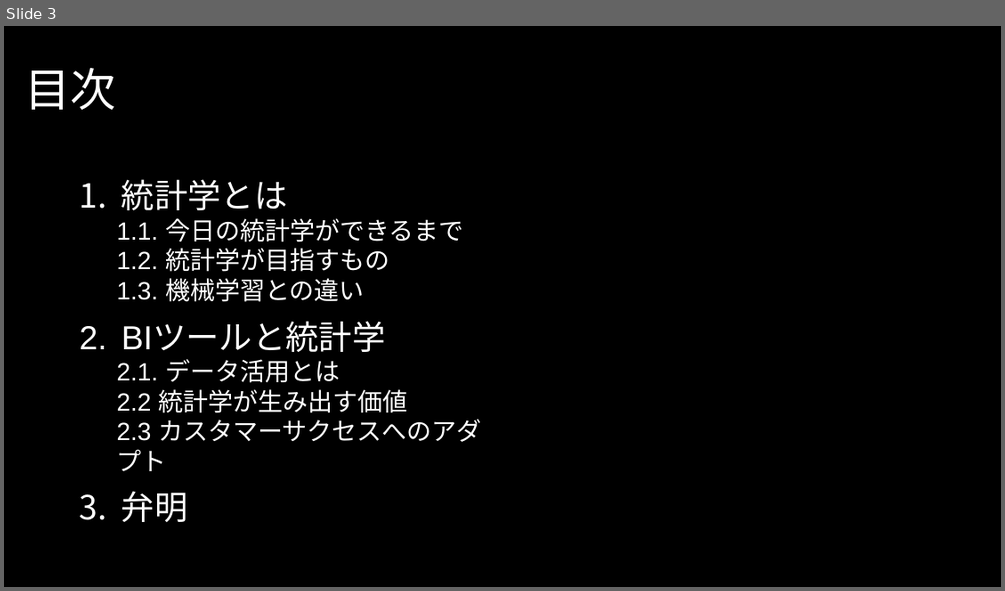
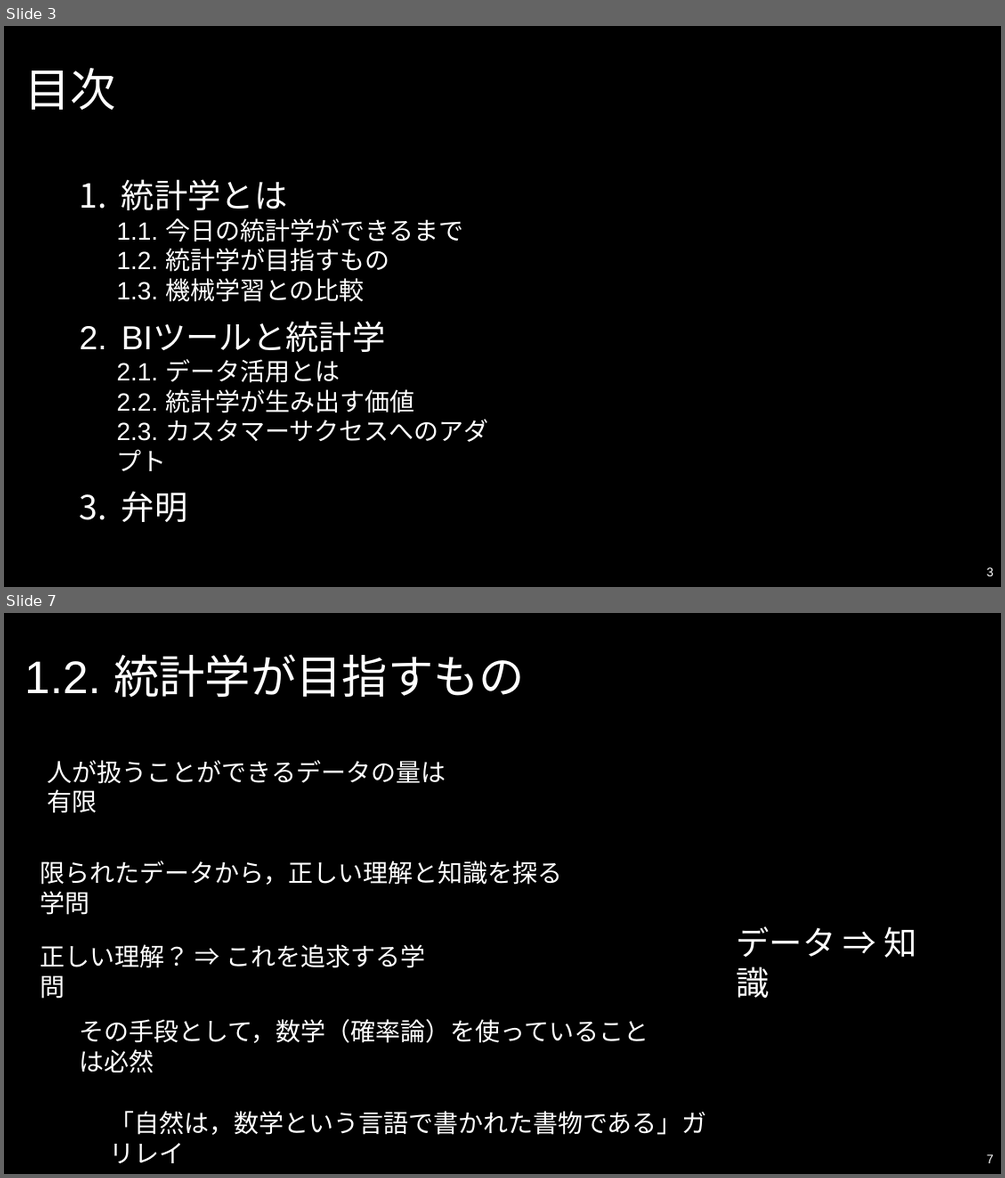
Before and after one commit to Yoshifumi14/stats, a slide deck: slide/統計学とは/LT資料「統計学とは」.pptx. Shown one above the other, each under a label of ours: slide 3 before the commit, slides 3 and 7 after it; the slides between them are not shown. The pictures are 1005x591 and 1005x1178 pixels, drawn with LibreOffice and Linux fonts; fonts in the diff are those of the drawing; background and template pictures are left out. Boxes give left, top, right and bottom in pixels: in the first picture for what was removed or moved away, otherwise in the second. Text is boxed around its words. In the diff, an @@ line names an element or a change of style, - is before the commit and + after.

```diff
--- a/slide/統計学とは/LT資料「統計学とは」.pptx
+++ b/slide/統計学とは/LT資料「統計学とは」.pptx
@@ slide 7 added at [4,613,1001,1174], background picture (left out) @@
@@ title added at [24,654,525,698], 44 pt, text #FFFFFF @@
+1.2. 統計学が目指すもの
@@ text added at [48,760,445,813], 24 pt, text #FFFFFF @@
+人が扱うことができるデータの量は有限
@@ text added at [40,860,563,884], 24 pt, text #FFFFFF @@
+限られたデータから，正しい理解と知識を探る学問
@@ text added at [736,926,917,997], 32 pt, text #FFFFFF @@
+データ ⇒ 知識
@@ text added at [40,944,425,968], 24 pt, text #FFFFFF @@
+正しい理解？ ⇒ これを追求する学問
@@ text added at [79,1019,648,1072], 24 pt, text #FFFFFF @@
+その手段として，数学（確率論）を使っていることは必然
@@ text added at [109,1111,707,1163], 24 pt, text #FFFFFF @@
+「自然は，数学という言語で書かれた書物である」ガリレイ
@@ page number added at [987,1154,994,1163], 12 pt, text #FFFFFF @@
+7
@@ slide 3 changed as well @@
@@ text at [117,278,364,302]: text changed @@
-  1.3. 機械学習との違い
+  1.3. 機械学習との比較
@@ text at [117,389,488,471]: text changed @@
-  2.2 統計学が生み出す価値
-  2.3 カスタマーサクセスへのアダプト
+  2.2. 統計学が生み出す価値
+  2.3. カスタマーサクセスへのアダプト
@@ page number added at [987,567,994,576], 12 pt, text #FFFFFF @@
+3
```
Also in this commit, not shown: 5 other slides changed, 10 other slides added, 2 slides removed, 4 other files.
